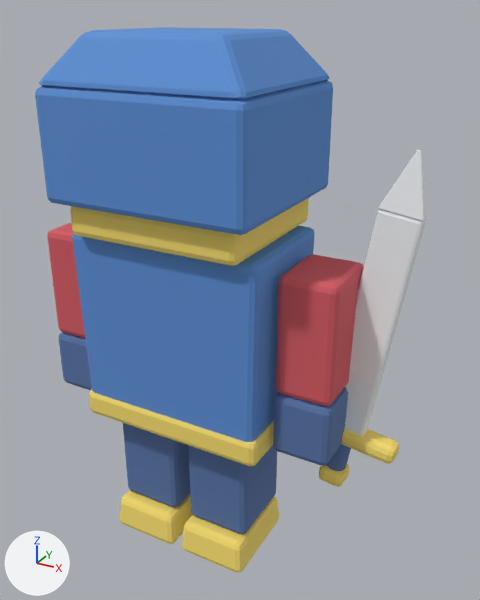
Renders of the glTF model assets/models/swordman.glb from each side of a commit.
Before and after are seen from a camera (50 mm lens) standing at (0.622, -0.962, 1.022) and looking at (0.054, 0.071, 0.505). Lighting does not change. The marker at lower left points along +X, +Y and +Z. The picture after the commit comes second. Where no turn or scale is listed for an object, it has been applied to the vertices.

Names of what the first picture shows: 'Belt', 'Blade', 'BootR', 'Collar', 'ForeR', 'Helmet', 'HelmetTop', 'ShinL', 'ShinR', 'TorsoBody', 'UpperL', 'UpperR' and 6 more.
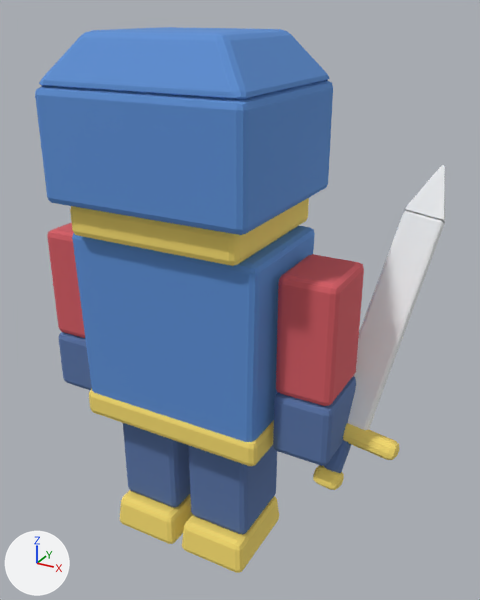
ob_sword is not drawn itself; it is the parent of ob_blade, ob_grip, ob_guard, ob_pommel, ob_tip.

What the commit changed:
Object 'Sword' (ob_sword) moves from (0.05, 0.025, -0.32) to (0.05, 0.03, -0.32).
Object 'Sword' (ob_sword) turns from (-4, 8, 0) to (-30, 8, 0) degrees about x, y and z.

Changed parts and their boxes (x1, y1, x2, y2) in the pictures (480 x 600 px):
'Blade', moved, turned
    before: (345, 209, 426, 435)
    after: (348, 211, 444, 430)
'Tip', moved, turned
    before: (378, 150, 428, 221)
    after: (404, 165, 445, 224)
'Guard', moved, turned
    before: (342, 429, 399, 464)
    after: (343, 423, 399, 460)
'Pommel', moved, turned
    before: (319, 464, 349, 487)
    after: (313, 465, 344, 490)
'Grip', moved, turned
    before: (327, 444, 351, 471)
    after: (324, 440, 351, 473)
